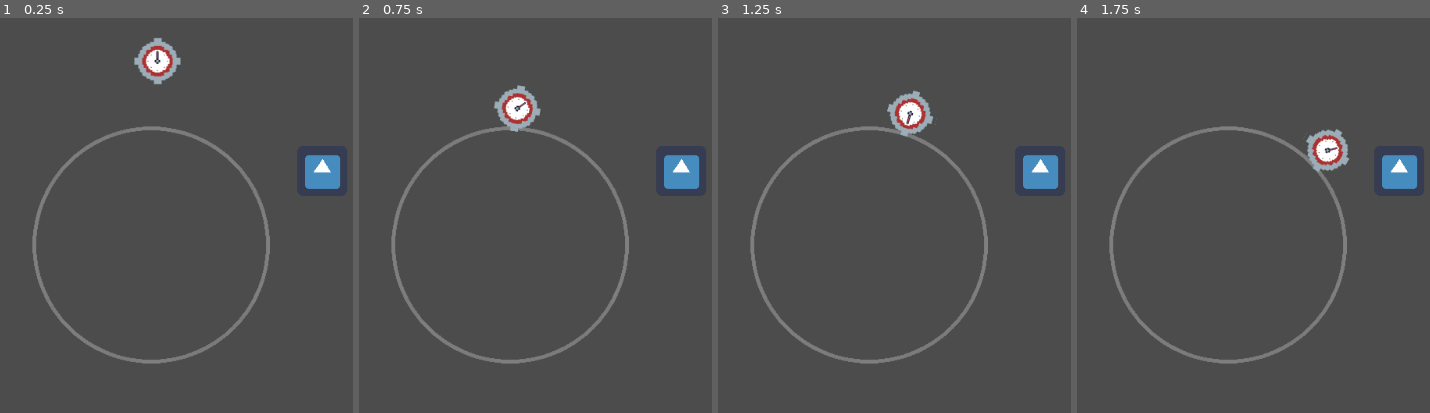
Above: before the commit, frames 1-4 (left to right).
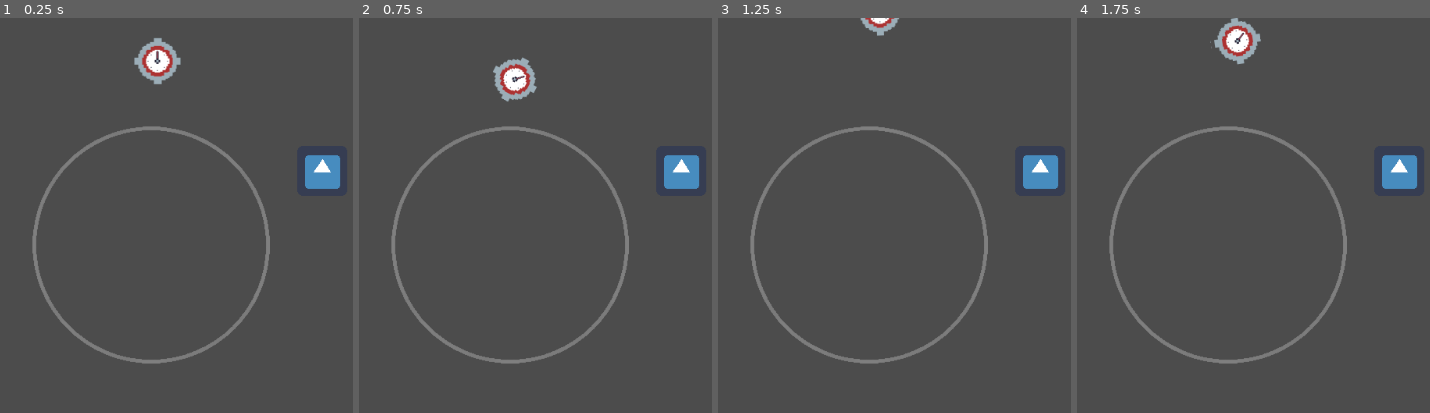
Above: after the commit, the same moments.

Repository: reginapramesti/ldjam51
Game: Godot game, scene res://Sprite.tscn
The game is run twice, just before and just after one commit, with the same random seed, the same clock (stepped at 60 frames per second) and the same inputs. The engine's default icon, where the game draws it, is replaced by a stand-in: a white triangle on a blue panel in a dark square.
Inputs (mouse positions are in pixels of both pictures, inside the frame that each line leads up to):
- Up to frame 1 (0.25 s): no input
- Up to frame 2 (0.75 s): move the mouse to (outside the picture) at 0.52 s; hold Right (ui_right) from 0.53 s (still down); hold Up (ui_up) from 0.53 s (still down)
- Up to frame 3 (1.25 s): keep holding Right (ui_right); keep holding Up (ui_up)
- Up to frame 4 (1.75 s): keep holding Right (ui_right); move the mouse to (1158, 274) at 1.27 s; release Up (ui_up) at 1.28 s; tap Up (ui_up) at 1.35, 1.52 s

Frame 1 is identical in both runs. In frame 2, 1.8% of the frame differs, in the area x 37-52%, y 9-29%; in frame 3, 1.3%; in frame 4, 2.0%, in the area x 37-78%, y 0-39%.

Commit message:
very hacky jump

Diff:
--- a/RigidBody2D.gd
+++ b/RigidBody2D.gd
@@ -2,6 +2,11 @@
 
 var thrust = Vector2(0, -250)
 var torque = 10000
+var jump = 0.5
+onready var anim = $AnimationPlayer
+
+onready var gravity = get_parent().get_node("Gravity")
+var velocity = Vector2()
 
 func _integrate_forces(state):
 	var rotation_dir = 0
@@ -10,6 +15,15 @@
 	if Input.is_action_pressed("ui_left"):
 		rotation_dir -= 1
 	applied_torque = rotation_dir * torque
+
+	anim.play("clock_ticking")
+
+	if Input.is_action_pressed("ui_up"):
+		if (gravity.transform.origin.distance_to(self.transform.origin) < 190):
+			apply_central_impulse(-jump*(gravity.transform.origin - self.transform.origin))
+
+
+
 
 #var move_direction = Vector2()
 #var last_strong_direction = Vector2()
--- a/Sprite.gd
+++ b/Sprite.gd
@@ -1,15 +1,14 @@
 extends KinematicBody2D
 
-const GRAVITY = 400.0
+const GRAVITY = 100.0
 const WALK_SPEED = 200
 const ROTATION_SPEED = 600
 
 var velocity = Vector2()
-onready var anim = $AnimationPlayer
 
 func _input(event):
 	if event.is_action_pressed("ui_up") and is_on_floor():
-		velocity.y = -GRAVITY
+		print("up)")
 
 func _physics_process(delta):
 	velocity.y += delta * GRAVITY
@@ -25,7 +24,7 @@
 
 	move_and_slide(velocity, Vector2(0, -1))
 
-	anim.play("clock_ticking")
+
 
 
 
--- a/Sprite.tscn
+++ b/Sprite.tscn
@@ -72,6 +72,12 @@
 [sub_resource type="RectangleShape2D" id=7]
 extents = Vector2( 31, 31 )
 
+[sub_resource type="CircleShape2D" id=25]
+radius = 150.0
+
+[sub_resource type="CircleShape2D" id=40]
+radius = 26.0192
+
 [sub_resource type="Animation" id=41]
 resource_name = "clock_ticking"
 length = 4.0
@@ -88,12 +94,6 @@
 "update": 1,
 "values": [ 0, 1, 2, 3, 4, 5, 6, 7 ]
 }
-
-[sub_resource type="CircleShape2D" id=25]
-radius = 150.0
-
-[sub_resource type="CircleShape2D" id=40]
-radius = 26.0192
 
 [sub_resource type="GDScript" id=38]
 script/source = "extends Area2D
@@ -126,10 +126,6 @@
 position = Vector2( 367, 211 )
 shape = SubResource( 7 )
 
-[node name="AnimationPlayer" type="AnimationPlayer" parent="KinematicBody2D"]
-root_node = NodePath("../..")
-anims/clock_ticking = SubResource( 41 )
-
 [node name="Circle" type="StaticBody2D" parent="."]
 
 [node name="Sprite" type="Sprite" parent="Circle"]
@@ -153,6 +149,10 @@
 [node name="CollisionShape2D" type="CollisionShape2D" parent="RigidBody2D"]
 position = Vector2( 0, 2 )
 shape = SubResource( 40 )
+
+[node name="AnimationPlayer" type="AnimationPlayer" parent="RigidBody2D"]
+root_node = NodePath("../..")
+anims/clock_ticking = SubResource( 41 )
 
 [node name="Gravity" type="Area2D" parent="."]
 position = Vector2( 396, 291 )
